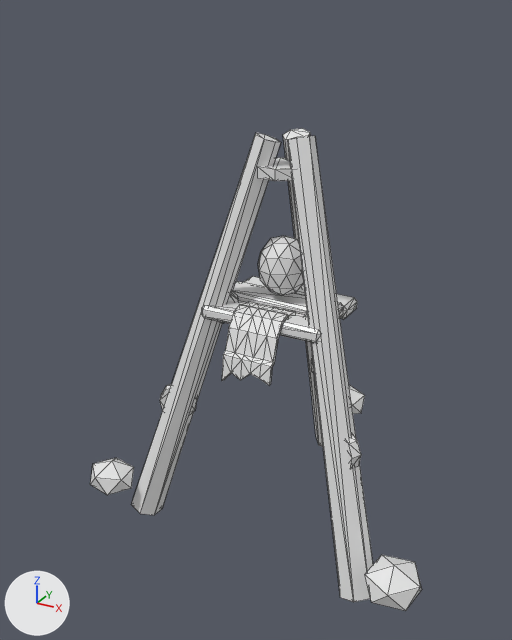
Two versions of the OBJ model assets/variants/stow_perch_remodel2_b.obj, one commit apart.
One viewpoint serves both versions: a camera (50 mm lens) standing at (1.03, -2.07, 1.74) and looking at (-0.11, 0.02, 0.69). Lighting does not change. The marker at lower left points along +X, +Y and +Z. The picture after the commit comes second. Mesh edges are drawn as thin lines. Where no turn or scale is listed for an object, it has been applied to the vertices.

The first picture shows 'stow_perch_remodel2_b'.
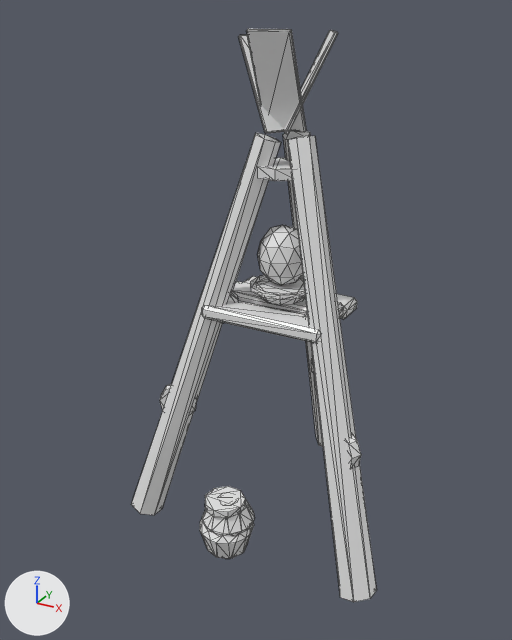
Boxes [x1, y1, x2, y2] around the edits, measured in the pictures (512 x 640 px):
'stow_perch_remodel2_b', reshaped (26% narrower, 19% taller)
    before: [90, 129, 422, 611]
    after: [131, 29, 377, 602]
part 1 of me_stow_perch_remodel2_b, added
    after: [257, 225, 303, 285]
part 2 of me_stow_perch_remodel2_b, added
    after: [200, 519, 254, 559]
part 3 of me_stow_perch_remodel2_b, added
    after: [261, 296, 306, 305]
part 4 of me_stow_perch_remodel2_b, added
    after: [246, 29, 306, 132]
part 5 of me_stow_perch_remodel2_b, added
    after: [284, 30, 338, 135]
part 6 of me_stow_perch_remodel2_b, added
    after: [239, 35, 284, 134]
part 7 of me_stow_perch_remodel2_b, added
    after: [251, 275, 306, 300]
part 8 of me_stow_perch_remodel2_b, added
    after: [205, 486, 245, 518]
part 9 of me_stow_perch_remodel2_b, deleted
    before: [222, 302, 295, 385]
part 10 of me_stow_perch_remodel2_b, deleted
    before: [349, 385, 365, 414]
part 11 of me_stow_perch_remodel2_b, deleted
    before: [365, 555, 422, 611]
part 12 of me_stow_perch_remodel2_b, deleted
    before: [258, 236, 304, 296]
part 13 of me_stow_perch_remodel2_b, reshaped
    before: [90, 458, 134, 495]
    after: [202, 499, 254, 536]

The change, as a list of edits to the scene's bpy script:
```text
Change me_stow_perch_remodel2_b:
    used by ob_stow_perch_remodel2_b; location = (0.0, 0.0, 0.0)
    remove me_stow_perch_remodel2_b.from_pydata(...)  # 414 vertices, 756 faces; spans x -0.65..0.668, y -0.427..0.76, z -0.104..1.377
    add me_stow_perch_remodel2_b.from_pydata(...)  # 546 vertices, 1004 faces; spans x -0.528..0.505, y -0.497..0.598, z -0.104..1.682
    me_stow_perch_remodel2_b part 1: a new loose piece, an icosphere of 80 faces spanning x -0.086..0.085, y -0.085..0.095, z 0.856..1.072, in mat_core (white #e7e7e7)
    me_stow_perch_remodel2_b part 2: a new loose piece of 54 vertices spanning x -0.092..0.095, y -0.497..-0.311, z 0.004..0.132, in mat_hide (white #e7e7e7)
    me_stow_perch_remodel2_b part 3: a new loose piece of 44 vertices spanning x -0.092..0.109, y -0.107..0.095, z 0.805..0.861, in mat_hide (white #e7e7e7)
    me_stow_perch_remodel2_b part 4: a new loose piece of 24 vertices spanning x -0.07..0.074, y -0.123..0.007, z 1.382..1.682, in mat_stone (white #e7e7e7)
    me_stow_perch_remodel2_b part 5: a new loose piece of 24 vertices spanning x -0.039..0.161, y -0.06..0.139, z 1.378..1.675, in mat_stone (white #e7e7e7)
    me_stow_perch_remodel2_b part 6: a new loose piece of 24 vertices spanning x -0.179..0.038, y -0.062..0.145, z 1.377..1.661, in mat_stone (white #e7e7e7)
    me_stow_perch_remodel2_b part 7: a new loose piece of 22 vertices spanning x -0.106..0.119, y -0.12..0.107, z 0.848..0.865, in mat_hide (white #e7e7e7)
    me_stow_perch_remodel2_b part 8: a new loose piece of 18 vertices spanning x -0.071..0.067, y -0.476..-0.34, z 0.194..0.221, in mat_hide (white #e7e7e7)
    me_stow_perch_remodel2_b part 9: the loose piece of 96 vertices spanning x -0.09..0.09, y -0.265..-0.08, z 0.58..0.817 is deleted
    me_stow_perch_remodel2_b part 10: the loose piece of 12 vertices spanning x -0.095..0.091, y 0.575..0.76, z -0.012..0.128 is deleted
    me_stow_perch_remodel2_b part 11: the loose piece of 12 vertices spanning x 0.49..0.668, y -0.427..-0.242, z -0.005..0.134 is deleted
    me_stow_perch_remodel2_b part 12
    42 vertices are removed from x -0.08..0.093, y -0.097..0.083, z 0.823..1.038
    80 faces are deleted
    me_stow_perch_remodel2_b part 13
    11 vertices are removed from x -0.65..-0.484, y -0.404..-0.246, z -0.005..0.134
    20 faces are deleted
    1 vertex moves from x -0.505, y -0.265, z 0.089 to x -0.084, y -0.38, z 0.141
    53 vertices are added at x -0.085..0.094, y -0.485..-0.305, z 0.121..0.215
    104 new faces join them, mat_hide (white #e7e7e7)
```
